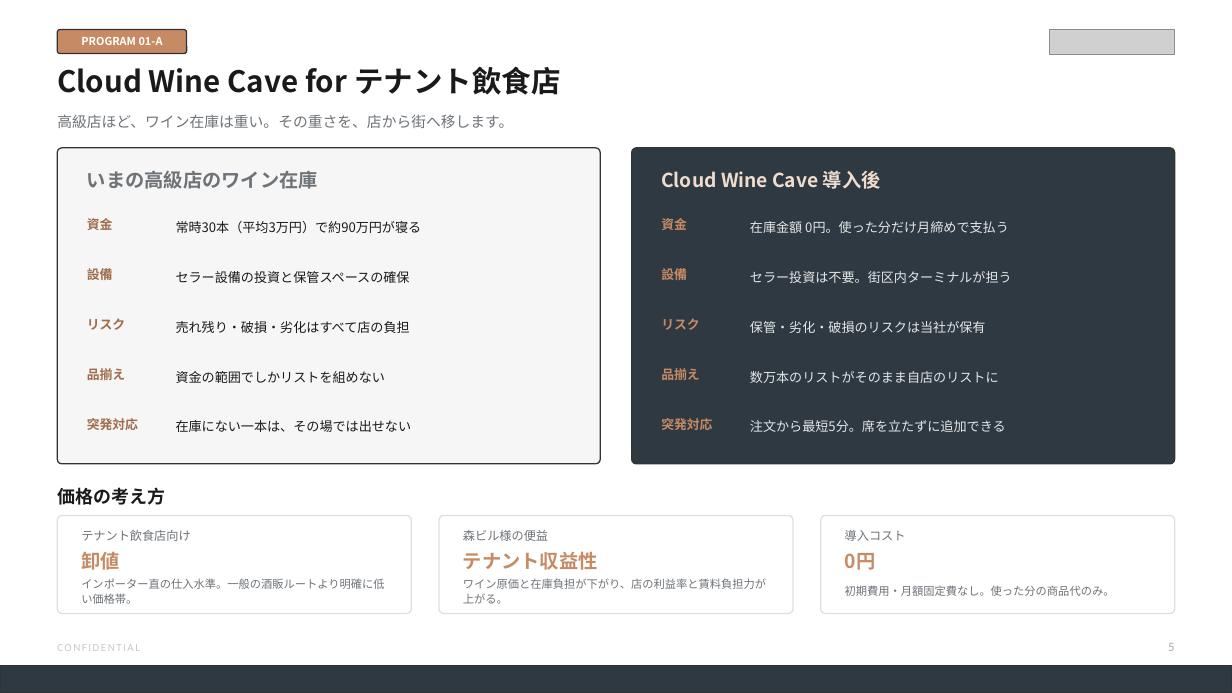
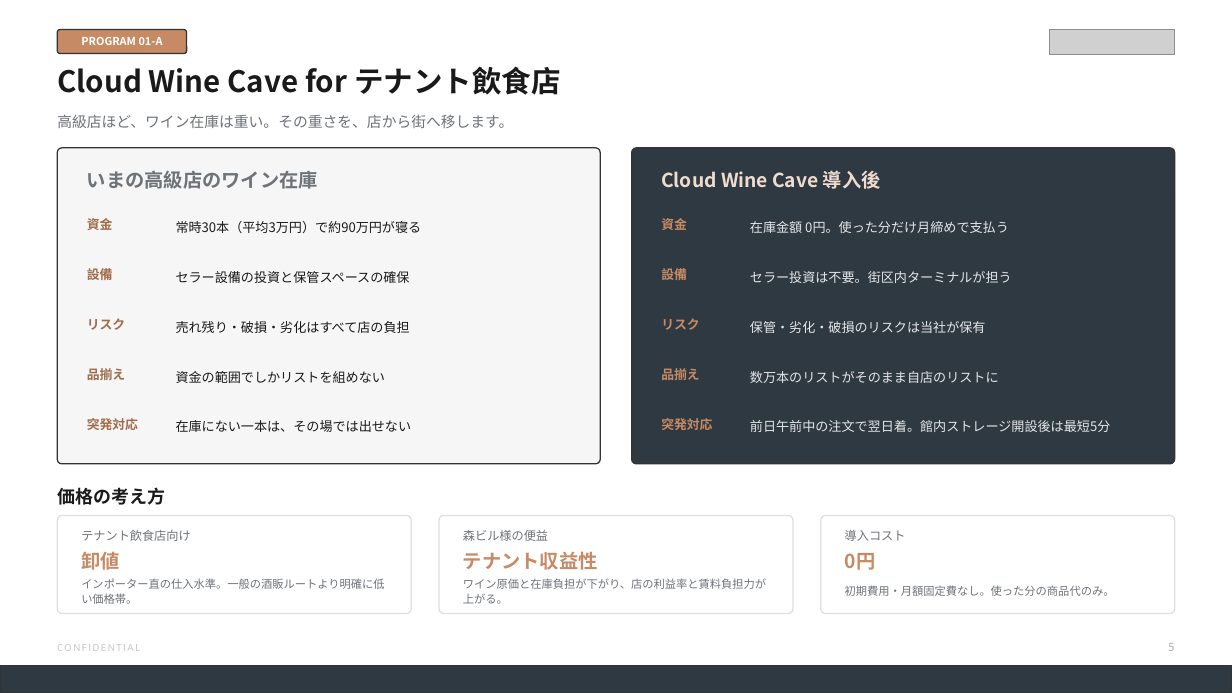
Before and after one commit to nakano-winebank/wine-auction, a slide deck: slide 6 of docs/proposals/森ビル様_業務提携ご提案_WineBank_20260810.pptx. Drawn at 1232x693 pixels with LibreOffice and Linux fonts; fonts in the diff are those of the drawing; grey boxes stand for pictures. Boxes give left, top, right and bottom in pixels: in the first picture for what was removed or moved away, otherwise in the second. Text is boxed around its words. In the diff, an @@ line names an element or a change of style, - is before the commit and + after.

```diff
--- a/docs/proposals/森ビル様_業務提携ご提案_WineBank_20260810.pptx
+++ b/docs/proposals/森ビル様_業務提携ご提案_WineBank_20260810.pptx
@@ text at box(750, 420, 1110, 432): text changed @@
-注文から最短5分。席を立たずに追加できる
+前日午前中の注文で翌日着。館内ストレージ開設後は最短5分
```
Also in this commit, not shown: 20 other slides changed, 5 slides added, 2 other files.
